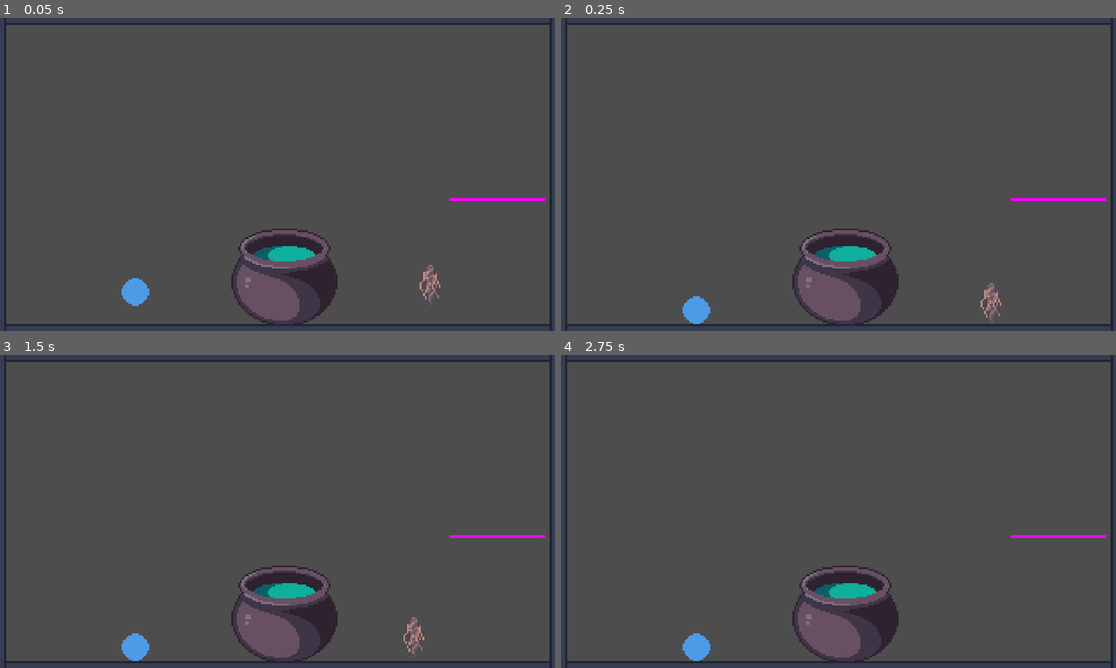
Above: before the commit, frames 1-4 (two rows, left to right).
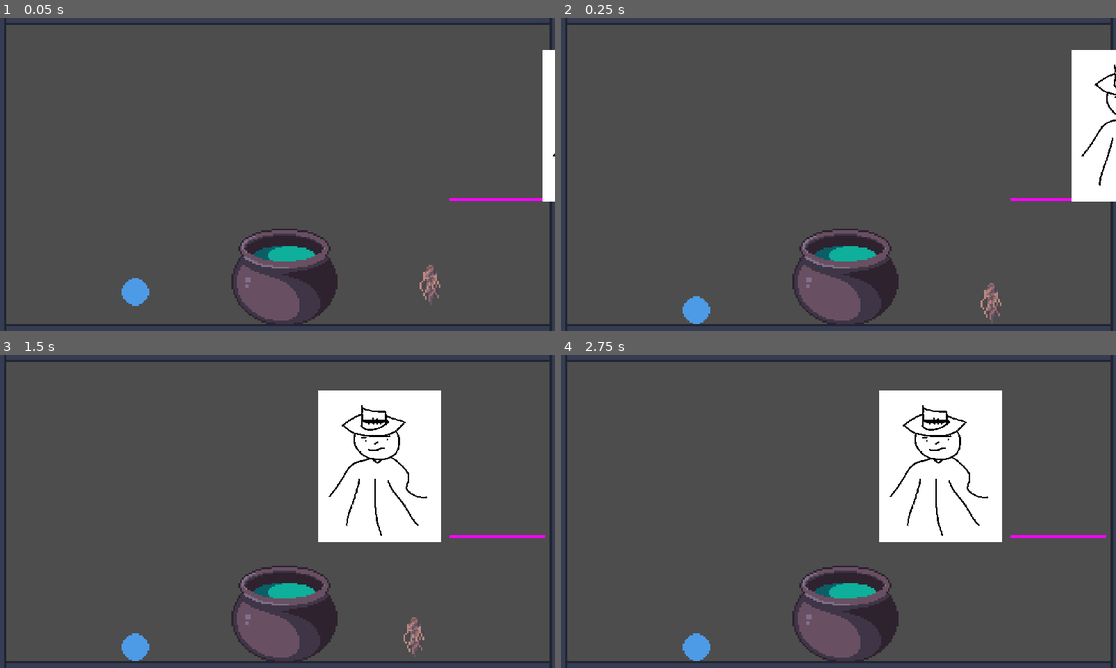
Above: after the commit, the same moments.

Repository: HuskyGameDev/2024s-team3
Game: Godot game, scene res://Scenes/Screens/Main.tscn
Two runs of this game, one before a commit and one after it. Both use one fixed random seed, a clock stepped at 60 frames per second and the inputs below. The engine's default icon, where the game draws it, is replaced by a stand-in: a white triangle on a blue panel in a dark square.
Inputs (mouse positions are in pixels of both pictures, inside the frame that each line leads up to):
- Up to frame 1 (0.05 s): no input
- Up to frame 2 (0.25 s): no input
- Up to frame 3 (1.5 s): drag from (283, 611) to (499, 520) at 0.52 s; drag from (432, 639) to (283, 611) at 1.27 s
- Up to frame 4 (2.75 s): move the mouse to (694, 646) at 2.02 s; press the mouse at (694, 646) at 2.03 s

The runs differ from the first frame. In frame 1, 1.1% of the frame differs, in the area x 97-100%, y 10-59%; in frame 2, 3.9%; in frame 3, 11%, in the area x 57-80%, y 11-60%; in frame 4, 11%.

Commit message:
Customer Signals for Potions
Check the console to see what a customer wants, and try giving them a potion.

Diff:
--- a/Scenes/Screens/Main.tscn
+++ b/Scenes/Screens/Main.tscn
@@ -115,7 +115,6 @@
 texture = SubResource("PlaceholderTexture2D_c4ekw")
 
 [node name="CustomerSpawner" type="Sprite2D" parent="."]
-visible = false
 position = Vector2(917, 321)
 script = ExtResource("7_bs1qt")
 
--- a/Scenes/customers/customer1.tscn
+++ b/Scenes/customers/customer1.tscn
@@ -1,9 +1,22 @@
-[gd_scene load_steps=3 format=3 uid="uid://dodgotg7ctei"]
+[gd_scene load_steps=4 format=3 uid="uid://dodgotg7ctei"]
 
-[ext_resource type="Texture2D" uid="uid://ddje8hgao3dhw" path="res://Assets/Sprites/Customers/customer1.png" id="1_kw13k"]
+[ext_resource type="Texture2D" uid="uid://ddje8hgao3dhw" path="res://Assets/Sprites/customers/customer1.png" id="1_kw13k"]
 [ext_resource type="Script" path="res://Scripts/customer.gd" id="2_pbsdo"]
+
+[sub_resource type="RectangleShape2D" id="RectangleShape2D_lhl48"]
+size = Vector2(421, 521)
 
 [node name="joe" type="Sprite2D"]
 position = Vector2(6, 5)
 texture = ExtResource("1_kw13k")
 script = ExtResource("2_pbsdo")
+
+[node name="Area2D" type="Area2D" parent="."]
+position = Vector2(-6, -5)
+
+[node name="CollisionShape2D" type="CollisionShape2D" parent="Area2D"]
+position = Vector2(6.5, 4.5)
+shape = SubResource("RectangleShape2D_lhl48")
+
+[connection signal="body_entered" from="Area2D" to="." method="_on_area_2d_body_entered"]
+[connection signal="input_event" from="Area2D" to="." method="_on_area_2d_input_event"]
--- a/Scenes/customers/customer2.tscn
+++ b/Scenes/customers/customer2.tscn
@@ -1,8 +1,18 @@
-[gd_scene load_steps=3 format=3 uid="uid://jj235s2l56j6"]
+[gd_scene load_steps=4 format=3 uid="uid://jj235s2l56j6"]
 
-[ext_resource type="Texture2D" uid="uid://buywfsmyfaf7n" path="res://Assets/Sprites/Customers/customer2.png" id="1_2qsw2"]
+[ext_resource type="Texture2D" uid="uid://buywfsmyfaf7n" path="res://Assets/Sprites/customers/customer2.png" id="1_2qsw2"]
 [ext_resource type="Script" path="res://Scripts/customer.gd" id="2_s15qn"]
+
+[sub_resource type="RectangleShape2D" id="RectangleShape2D_acpwl"]
+size = Vector2(416, 442)
 
 [node name="needscoffeeguy" type="Sprite2D"]
 texture = ExtResource("1_2qsw2")
 script = ExtResource("2_s15qn")
+
+[node name="Area2D" type="Area2D" parent="."]
+
+[node name="CollisionShape2D" type="CollisionShape2D" parent="Area2D"]
+shape = SubResource("RectangleShape2D_acpwl")
+
+[connection signal="body_entered" from="Area2D" to="." method="_on_area_2d_body_entered"]
--- a/Scenes/customers/customer3.tscn
+++ b/Scenes/customers/customer3.tscn
@@ -1,8 +1,19 @@
-[gd_scene load_steps=3 format=3 uid="uid://c41rmxoo7mvhy"]
+[gd_scene load_steps=4 format=3 uid="uid://c41rmxoo7mvhy"]
 
-[ext_resource type="Texture2D" uid="uid://bamvagd72jwqq" path="res://Assets/Sprites/Customers/customer3.png" id="1_6t5ca"]
+[ext_resource type="Texture2D" uid="uid://bamvagd72jwqq" path="res://Assets/Sprites/customers/customer3.png" id="1_6t5ca"]
 [ext_resource type="Script" path="res://Scripts/customer.gd" id="2_byskr"]
+
+[sub_resource type="RectangleShape2D" id="RectangleShape2D_gmgg7"]
+size = Vector2(413, 502)
 
 [node name="hand waving guy" type="Sprite2D"]
 texture = ExtResource("1_6t5ca")
 script = ExtResource("2_byskr")
+
+[node name="Area2D" type="Area2D" parent="."]
+
+[node name="CollisionShape2D" type="CollisionShape2D" parent="Area2D"]
+position = Vector2(-0.5, 0)
+shape = SubResource("RectangleShape2D_gmgg7")
+
+[connection signal="body_entered" from="Area2D" to="." method="_on_area_2d_body_entered"]
--- a/Scripts/customer.gd
+++ b/Scripts/customer.gd
@@ -1,9 +1,11 @@
 extends Node
 # creates generic customers
 
-var customerName = "joe" # default
+var potionsRecieved: Array[String] = [] # Add potion recieved to an array for storage, can combine or add to one main array in the future to keep track of all potions
+
+var customerName = "joe" # default, can also look at the acutal object name too
 var walkSpeed = .25 # default
-var foodOrder = ""
+var foodOrder = "(notSet)"
 
 func setCustomerSpeed(speed):
 	self.walkSpeed = speed # same as "this. in java"
@@ -13,3 +15,20 @@
 
 func setCustomerOrder(order):
 	self.foodOrder = order
+
+func _on_area_2d_input_event(viewport, event, shape_idx): # Godot signal I might use later
+	#if event is Potion:
+		#print("customer got a : ", Potion)
+		pass
+
+func _on_area_2d_body_entered(body):
+	if body.get("object_type") == "Potion":
+		var recievedPotion = body.get("object_data")
+
+		if (recievedPotion.id == foodOrder): # check if they got the right one
+			print(customerName, "recieved a ", foodOrder)
+		else: print(customerName, " wanted a: ", foodOrder, " but got a " ,recievedPotion.id, " instead.")
+
+		## Add potion recieved to an array
+		var addedPotion = body.get("object_data")
+		potionsRecieved.push_back(recievedPotion.id) # add
--- a/Scripts/spawnCustomers.gd
+++ b/Scripts/spawnCustomers.gd
@@ -6,12 +6,17 @@
 # the customers can be created with different attributes in this script like walking speed, lore, order, ect. or default values
 # more customers with different looks are made seperatly by creating a scence, the object itself is a scene that will be instatiated when it is needed later to save reasources
 
+var PotionNames = ["healing_potion", "potion2", "potion3", "potion4"] # what they might order
+
 var tempCust
-var customerStartLocation = (Vector2(750,50))
-var customerEndLocation = (Vector2(400,50))
+var customerStartLocation = (Vector2(1200,50))
+var customerEndLocation = (Vector2(800,50)) # changing y value could create a walking bobbing effect
+var customerWalkFlip = true
+
 #var custspawned = false;
 var sizeOfCustomers = 3
-var t = 0.0 # time
+var t = 0.0 # interpolation t walk value for the x direction
+var y = 0.0 # interpolation t up and down walk value for the y direction
 
 var customer1 = preload("res://Scenes/Customers/customer1.tscn")
 var customer2 = preload("res://Scenes/Customers/customer2.tscn")
@@ -38,19 +43,36 @@
 	add_child(tempCust) # add new customer to the main scene so you can see it
 	#custspawned = true
 
-	var my_random_number = rng.randf_range(.1, 2.5) # walking speed range
+	# generate customer data example
+	#todo
+	tempCust.setCustomerName("customerOne")
+	tempCust.setCustomerOrder(PotionNames.pick_random())
+
+	# generate customers one after another
+	#todo
+
+	var my_random_number = rng.randf_range(.1, 1.5) # walking speed range
 	tempCust.setCustomerSpeed(my_random_number) # reference the current instance of a customer and modify it, AFTER they are instatiated
 
 	print(tempCust.name, " has entered with a speed of: ", my_random_number, "\n")
+	print(tempCust.name, " wants a ", tempCust.foodOrder)
 
-func _physics_process(delta): # testing a small movement without animating it
-	t += (delta * (tempCust.walkSpeed * 2) )
-	#print(t)
-	tempCust.position = customerStartLocation.lerp(customerEndLocation, t)
+func _physics_process(delta): # testing a small movement without animating it, godot makes this strange idk
+	# x
+	if(t < 1.5):
+		t += (delta * (tempCust.walkSpeed) )
+		#print(t)
+		tempCust.position = customerStartLocation.lerp(customerEndLocation, t)
+
+	# y
+	else:
+		customerEndLocation.y += .3
+		t += (delta * (tempCust.walkSpeed) )
+		tempCust.position = customerStartLocation.lerp(customerEndLocation, t)
 
 # Called every frame. 'delta' is the elapsed time since the previous frame.
 func _process(delta):
-	if (t > 2 && t != 0.0):
+	if (t > 2 || t < -2):
 		set_physics_process(false)
 		t = 0.0
 
Not shown, changed: Assets/Sprites/customers/customer1.png.import
Not shown, changed: Assets/Sprites/customers/customer2.png.import
Not shown, changed: Assets/Sprites/customers/customer3.png.import
Not shown: 1 places in Scenes/Potion.tscn that only renumber resources
